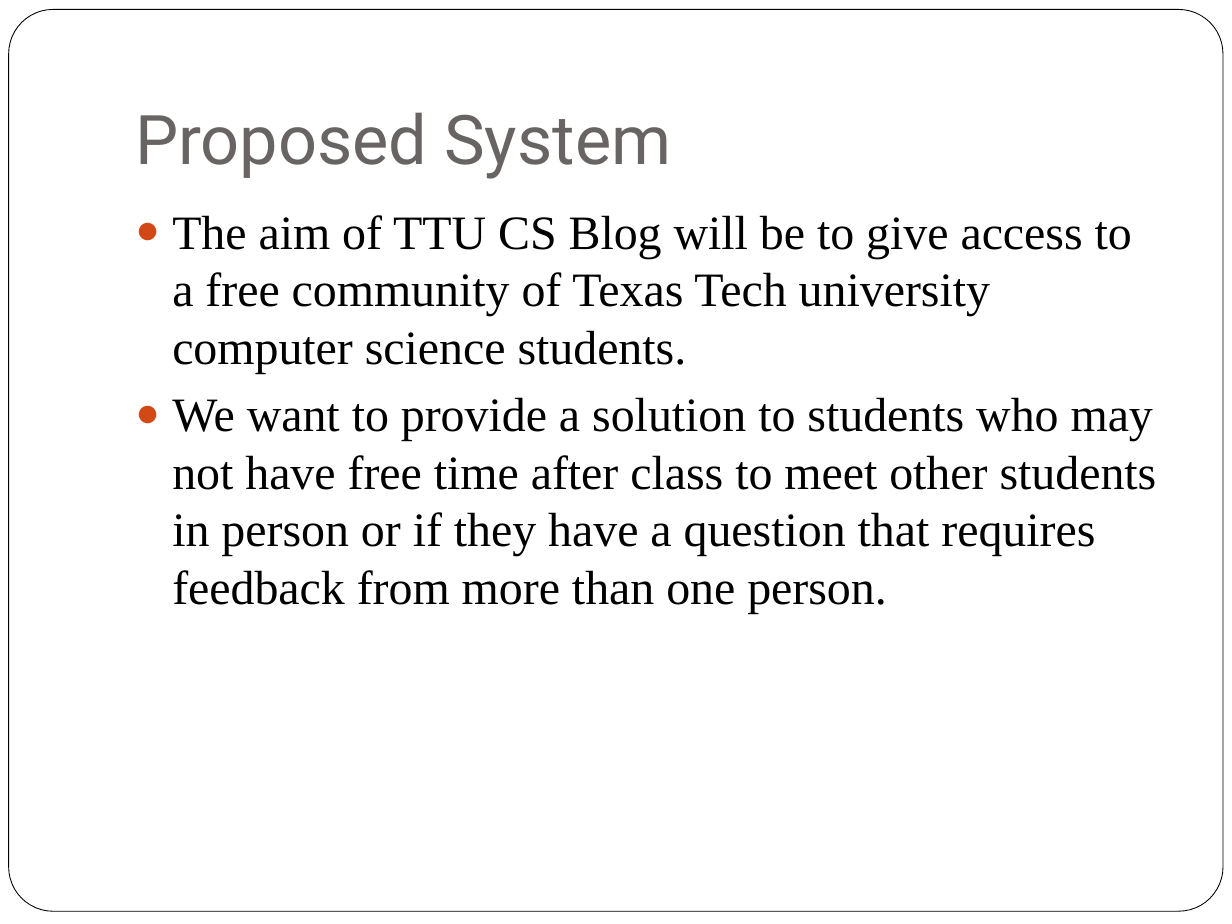
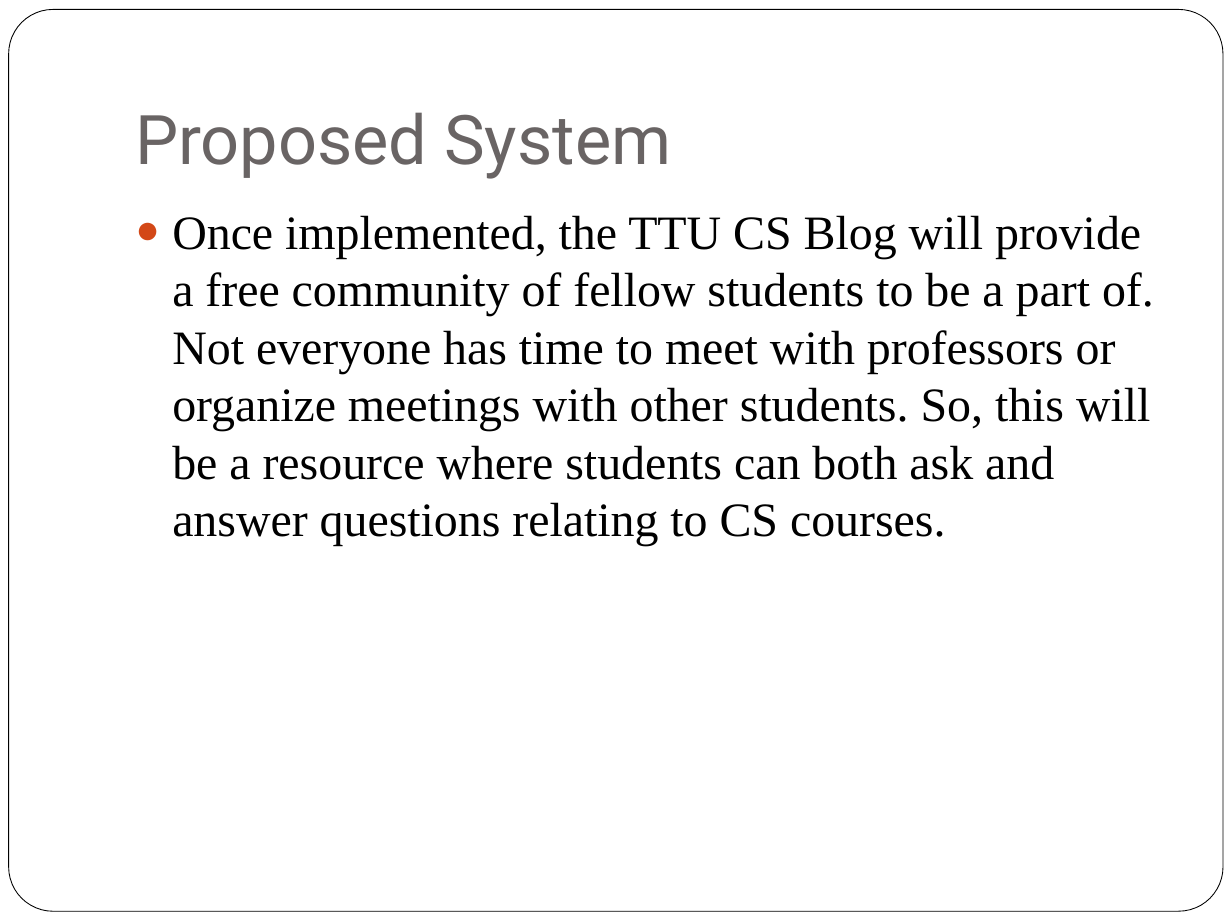
Before and after one commit to patrickbraud/CapstoneProject, a slide deck: slide 7 of Proposal/TTU CS Blog Requirements.pptx (slide 8 before the commit). Drawn at 1232x924 pixels with LibreOffice and Linux fonts; fonts in the diff are those of the drawing. Boxes give left, top, right and bottom in pixels: in the first picture for what was removed or moved away, otherwise in the second. Text is boxed around its words. In the diff, an @@ line names an element or a change of style, - is before the commit and + after.

```diff
--- a/Proposal/TTU CS Blog Requirements.pptx
+++ b/Proposal/TTU CS Blog Requirements.pptx
@@ text at box(172, 215, 1154, 546): text changed @@
-● The aim of TTU CS Blog will be to give access to a free community of Texas Tech university computer science students.
-● We want to provide a solution to students who may not have free time after class to meet other students in person or if they have a question that requires feedback from more than one person.
+● Once implemented, the TTU CS Blog will provide a free community of fellow students to be a part of. Not everyone has time to meet with professors or organize meetings with other students. So, this will be a resource where students can both ask and answer questions relating to CS courses.
```
Also in this commit, not shown: 2 other slides changed, 1 slide removed, 1 other file.
